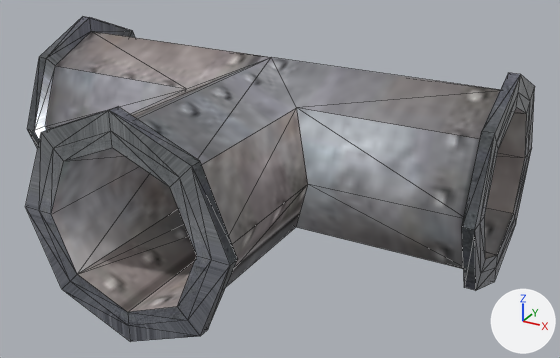
A saved change to the glTF model packages/resources/glb/pipe/pipe_T.glb.
The view is the same before and after, from a 50 mm camera at (7.67, -13.56, 9.85) aimed at (0.84, -1.15, 3.64). Every picture has the same lights, and +X, +Y and +Z are marked at lower right. Mesh edges are drawn as thin lines. Where no turn or scale is listed for an object, it has been applied to the vertices. Vertices at the same position are counted once.

The older version as bpy lines, for what is in view:
```python
mat_材质_004 = bpy.data.materials.new('材质.004')
mat_材质_004.use_nodes = True; mat_材质_004.node_tree.nodes.clear()
_N = mat_材质_004.node_tree.nodes; _L = mat_材质_004.node_tree.links
n0 = _N.new('ShaderNodeBsdfPrincipled'); n0.name = 'Principled BSDF'
n0.inputs[1].default_value = 0.15  # 'Metallic'
n0.inputs[2].default_value = 0.732  # 'Roughness'
n1 = _N.new('ShaderNodeOutputMaterial'); n1.name = 'Material Output'
n2 = _N.new('ShaderNodeTexImage'); n2.name = 'Image Texture'
n2.image = img_6ff7306765a1f1c9ead8c3c480637853
n3 = _N.new('ShaderNodeNormalMap'); n3.name = 'Normal Map'
n3.uv_map = 'UVMap'
n3.inputs[0].default_value = 0.2  # 'Strength'
n4 = _N.new('ShaderNodeTexImage'); n4.name = 'Image Texture.001'
n4.image = img_f86a020anormalmap
_L.new(n0.outputs[0], n1.inputs[0])  # 'BSDF' to 'Surface'
_L.new(n2.outputs[0], n0.inputs[0])  # 'Color' to 'Base Color'
_L.new(n3.outputs[0], n0.inputs[5])  # 'Normal' to 'Normal'
_L.new(n4.outputs[0], n3.inputs[1])  # 'Color' to 'Color'
me_zhuti_008 = bpy.data.meshes.new('zhuti.008')
me_zhuti_008.from_pydata(...)  # 156 vertices, 314 faces; spans x -5.0..5.0, y -5.0..2.1, z 1.87..6.07
# faces by material slot: [122, 192]
me_zhuti_008.materials.append(mat_材质_004)
me_zhuti_008.materials.append(mat_材质_005)  # picture img_1f8addb7fd2e6dd3cb3d4b0103c0e9b4
ob_zhuti_t = bpy.data.objects.new('zhuti.T', me_zhuti_008)
ob_zhuti_t.location = (0.0, 0.0, 0.0)
```
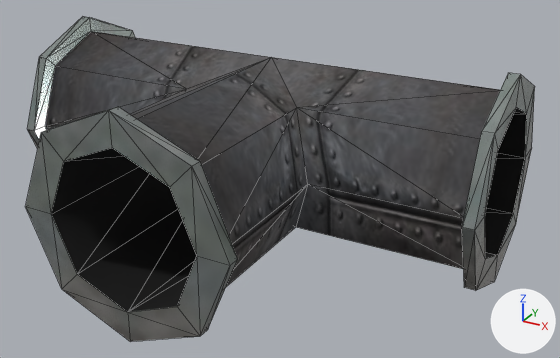
Where the change shows, as pixel boxes (x1, y1, x2, y2) in the pictures (560 x 358 px):
```json
{"object": "zhuti.T", "change": "surface changed, reshaped", "before": [25, 16, 535, 342], "after": [25, 16, 535, 342]}
{"part": 1, "of": "me_zhuti_008", "change": "cut back", "before": [25, 74, 535, 342], "after": [25, 74, 535, 342]}
{"part": 2, "of": "me_zhuti_008", "change": "surface changed", "before": [45, 31, 500, 286], "after": [45, 31, 500, 286]}
{"part": 3, "of": "me_zhuti_008", "change": "recoloured", "before": [27, 16, 520, 335], "after": [27, 16, 520, 335]}
```

The change, as JSON lines over the scene's bpy script:
```json
{"op": "add", "block": "img_pipe_normal", "code": ["img_pipe_normal = load_image('pipe_normal', '_unpacked/pipe_normal', 250, 250, 'Non-Color')"]}
{"op": "add", "block": "img_tiepi1_spec_tiepi1_occ", "code": ["img_tiepi1_spec_tiepi1_occ = load_image('tiepi1_SPEC-tiepi1_OCC', '_unpacked/tiepi1_SPEC-tiepi1_OCC', 250, 250, 'Non-Color')"]}
{"op": "add", "block": "img_pipe_texture_psd", "code": ["img_pipe_texture_psd = load_image('pipe_texture.psd', '_unpacked/pipe_texture.psd', 250, 250, 'sRGB')"]}
{"block": "mat_材质_004", "change": "nodes: BsdfPrincipled, NormalMap, OutputMaterial, TexImage x2"}
{"block": "mat_材质_004", "change": "uses the picture img_6ff7306765a1f1c9ead8c3c480637853"}
{"block": "mat_材质_004", "change": "uses the picture img_f86a020anormalmap"}
{"block": "mat_材质_004", "change": "nodes: BsdfPrincipled, NormalMap, OutputMaterial, SeparateColor, TexImage x3"}
{"block": "mat_材质_004", "change": "uses the picture img_pipe_normal"}
{"block": "mat_材质_004", "change": "uses the picture img_pipe_texture_psd"}
{"block": "mat_材质_004", "change": "uses the picture img_tiepi1_spec_tiepi1_occ"}
{"block": "me_zhuti_008", "where": "# used by ob_zhuti_t; location = (0.0, 0.0, 0.0)"}
{"op": "remove", "block": "me_zhuti_008", "code": "me_zhuti_008.from_pydata(...)  # 156 vertices, 314 faces; spans x -5.0..5.0, y -5.0..2.1, z 1.87..6.07"}
{"op": "add", "block": "me_zhuti_008", "code": "me_zhuti_008.from_pydata(...)  # 124 vertices, 252 faces; spans x -5.0..5.0, y -5.0..2.1, z 1.87..6.07"}
{"block": "me_zhuti_008", "change": "me_zhuti_008 part 1"}
{"block": "me_zhuti_008", "change": "38 vertices are removed from x -5.0..5.0, y -5.0..1.77, z 2.2..5.74"}
{"block": "me_zhuti_008", "change": "161 faces are deleted"}
{"block": "me_zhuti_008", "change": "6 vertices are added at (0.0, 1.25, 5.23), (0.0, 1.77, 3.97), (0.0, 1.25, 2.72), (0.0, 1.06, 2.91), (0.0, 1.5, 3.97), (0.0, 1.06, 5.03)"}
{"block": "me_zhuti_008", "change": "99 new faces join them"}
{"block": "me_zhuti_008", "change": "me_zhuti_008 part 2: 153 kept faces spanning x -5.0..5.0, y -5.0..2.1, z 1.87..6.07 get new texture (UV) coordinates"}
{"block": "me_zhuti_008", "change": "me_zhuti_008 part 3: 96 faces spanning x -5.0..5.0, y -5.0..2.1, z 1.87..6.07 switch from mat_材质_005 (picture img_1f8addb7fd2e6dd3cb3d4b0103c0e9b4) to mat_材质_004"}
```
